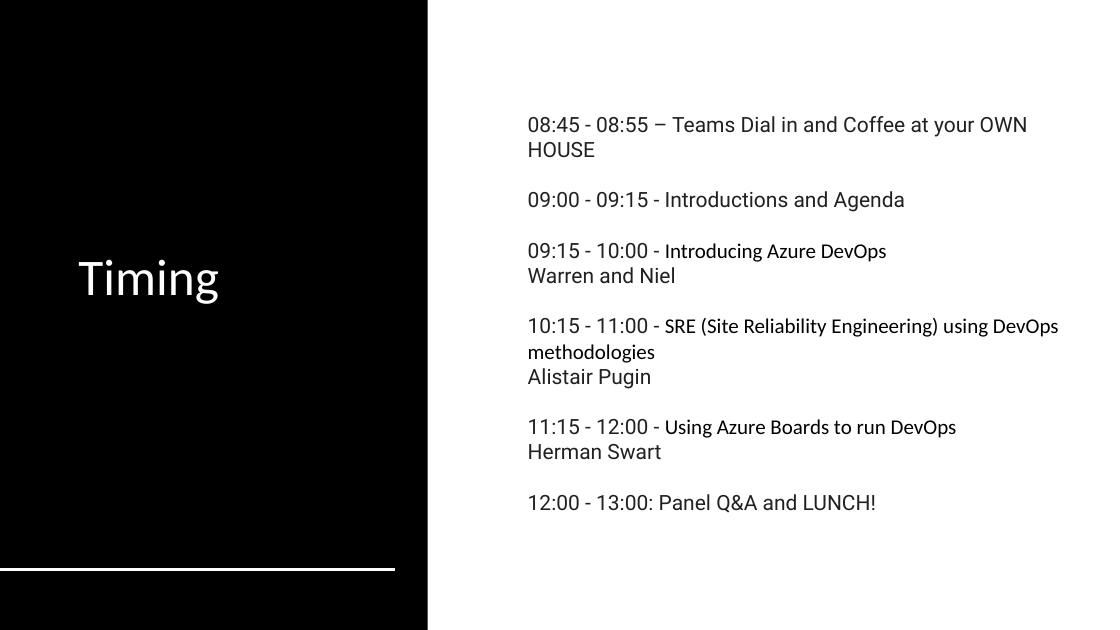
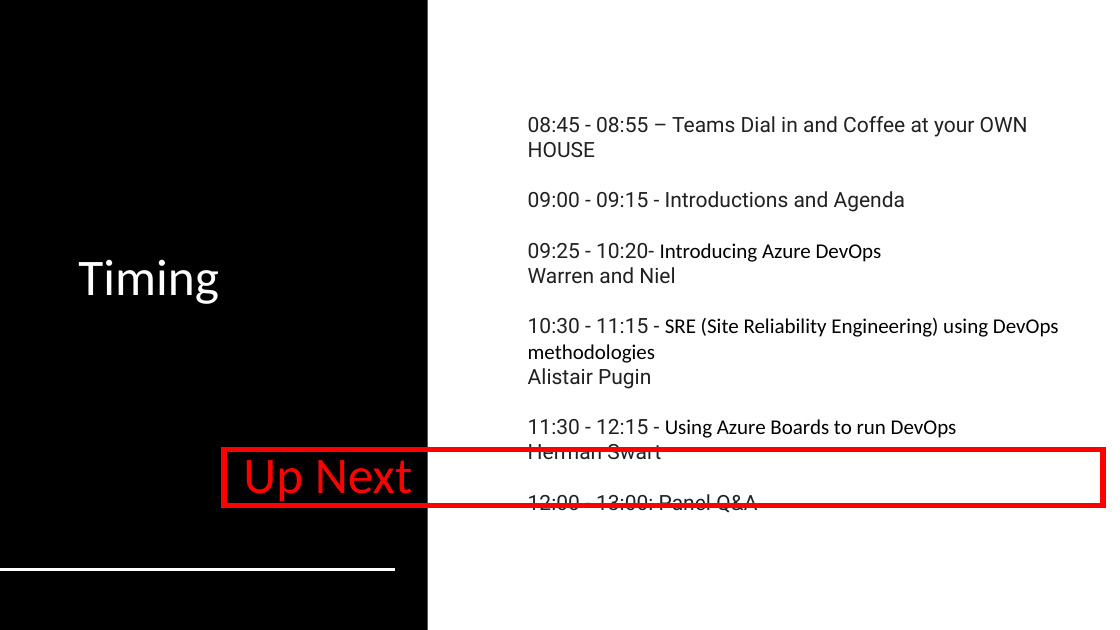
Before and after one commit to nicolasblank/cloudfridays, a slide deck: slide 6 of content/DEVOPS, SRE, Azure Boards/0. Introduction.pptx. Drawn at 1120x630 pixels with LibreOffice and Linux fonts; fonts in the diff are those of the drawing; background and template pictures are left out. Boxes give left, top, right and bottom in pixels: in the first picture for what was removed or moved away, otherwise in the second. Text is boxed around its words. In the diff, an @@ line names an element or a change of style, - is before the commit and + after.

Commit message:
Updated with Cloud Friday Intro

```diff
--- a/content/DEVOPS, SRE, Azure Boards/0. Introduction.pptx
+++ b/content/DEVOPS, SRE, Azure Boards/0. Introduction.pptx
@@ text at [528,116,1059,511]: text changed @@
-08:45 - 08:55 – Teams Dial in and Coffee at your OWN HOUSE
-09:00 - 09:15 - Introductions and Agenda
-09:15 - 10:00 - Introducing Azure DevOps
-Warren and Niel
-10:15 - 11:00 - SRE (Site Reliability Engineering) using DevOps methodologies
-Alistair Pugin
-11:15 - 12:00 - Using Azure Boards to run DevOps
-Herman Swart
-12:00 - 13:00: Panel Q&A and LUNCH!
+08:45 - 08:55 – Teams Dial in and Coffee at your OWN HOUSE
+09:00 - 09:15 - Introductions and Agenda
+09:25 - 10:20- Introducing Azure DevOps
+Warren and Niel
+10:30 - 11:15 - SRE (Site Reliability Engineering) using DevOps methodologies
+Alistair Pugin
+11:30 - 12:15 - Using Azure Boards to run DevOps
+Herman Swart
+12:00 - 13:00: Panel Q&A
@@ rectangle added at [224,450,1103,506], outline #FF0000 4.5 pt @@
@@ text added at [243,451,412,506], 44 pt, text #FF0000 @@
+Up Next
```
Also in this commit, not shown: 2 slides added, 1 other file.
